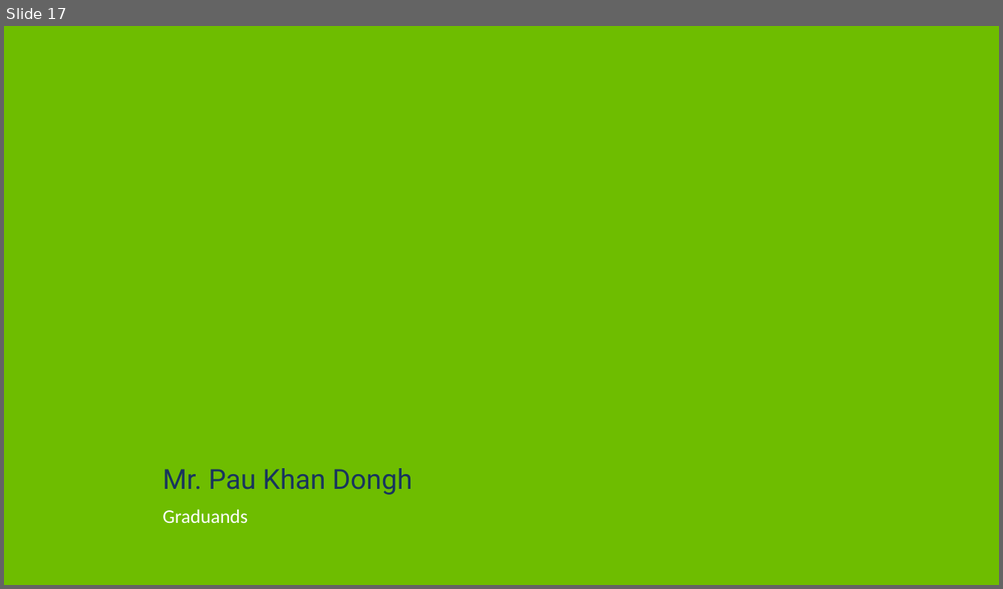
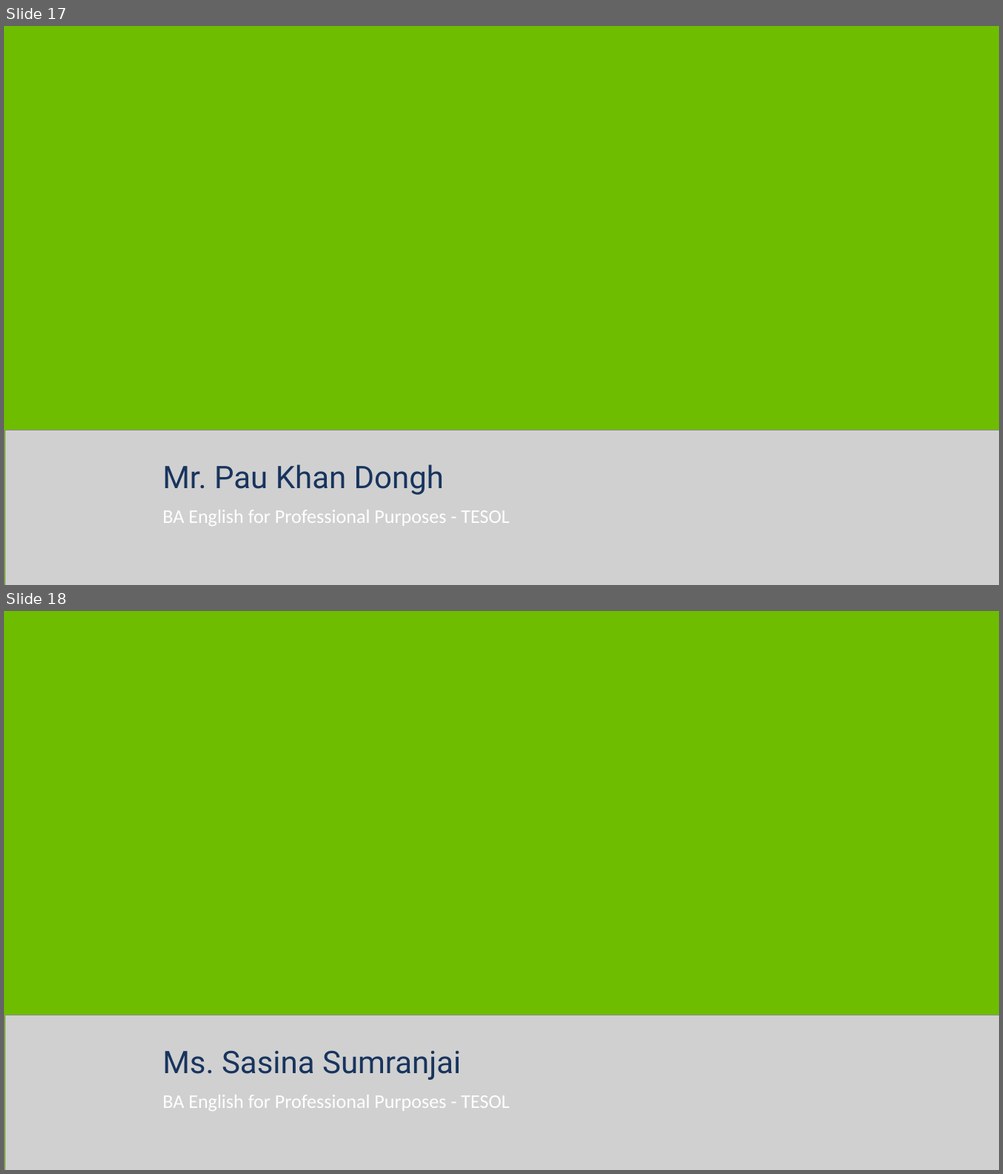
Before and after one commit to p-e-koko/excel_to_lowerthird, a slide deck: lowerthirds.pptx. Shown one above the other, each under a label of ours: slide 17 before the commit, slides 17 and 18 after it. The pictures are 1003x589 and 1003x1174 pixels, drawn with LibreOffice and Linux fonts; fonts in the diff are those of the drawing; grey boxes stand for pictures; background and template pictures are left out. Boxes give left, top, right and bottom in pixels: in the first picture for what was removed or moved away, otherwise in the second. Text is boxed around its words. In the diff, an @@ line names an element or a change of style, - is before the commit and + after.

```diff
--- a/lowerthirds.pptx
+++ b/lowerthirds.pptx
@@ slide 18 added at (x1=4, y1=611, x2=999, y2=1170), background #FFFFFF @@
@@ rectangle added at (x1=4, y1=611, x2=999, y2=1170), fill #6EBD00 @@
@@ picture added at (x1=5, y1=1015, x2=999, y2=1170) @@
@@ text added at (x1=162, y1=1051, x2=461, y2=1080), 45 pt, text #18345E @@
+Ms. Sasina Sumranjai
@@ text added at (x1=162, y1=1095, x2=509, y2=1111), 28 pt, text #FFFFFF @@
+BA English for Professional Purposes - TESOL
@@ slide 17 changed as well @@
@@ picture added at (x1=5, y1=430, x2=999, y2=585) @@
@@ text "Mr. Pau Khan Dongh" at (x1=162, y1=465, x2=444, y2=495): size 40 to 45 pt @@
@@ text at (x1=162, y1=510, x2=509, y2=526): text changed @@
-Graduands
+BA English for Professional Purposes - TESOL
```
Also in this commit, not shown: 202 other slides changed, 1 other slide added, 2 slides removed, 3 other files.
